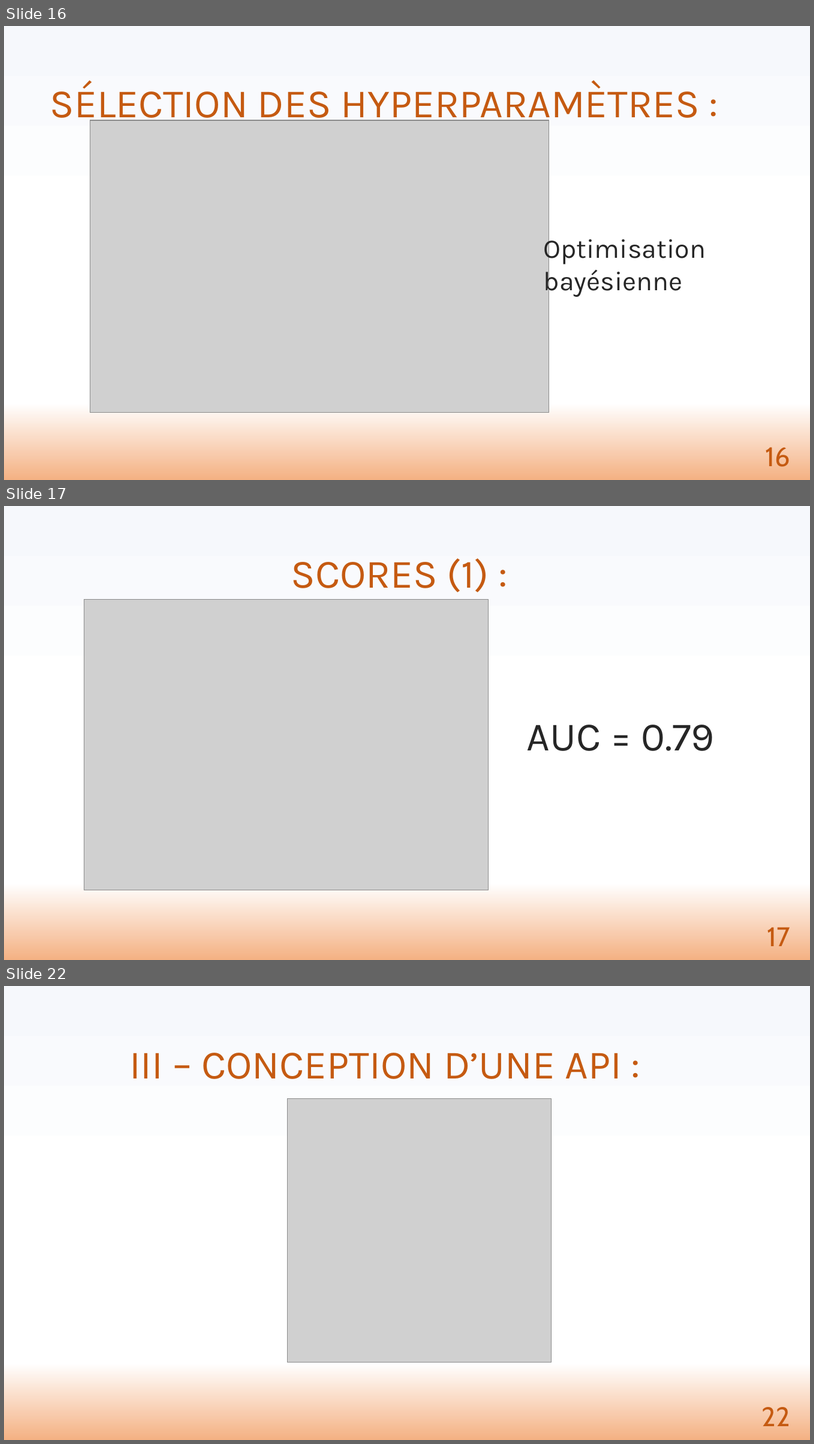
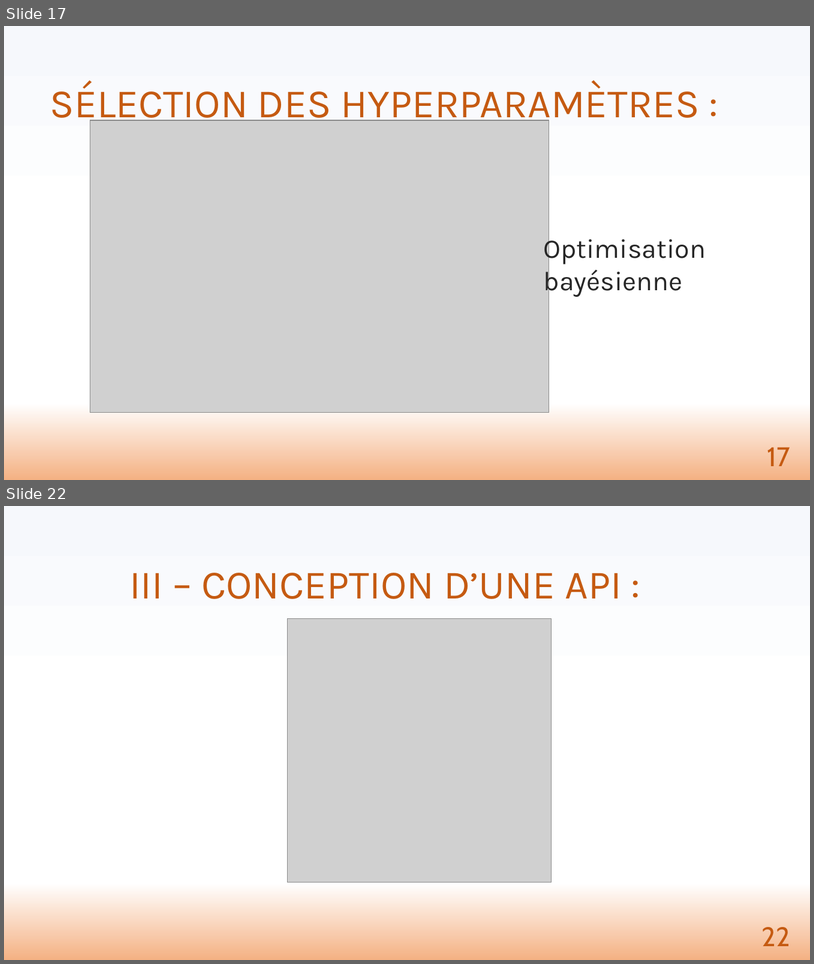
Before and after one commit to viviante79/Projet-7---Data-Scientist, a slide deck: ors_vivian_4_présentation.pptx. Shown one above the other, each under a label of ours: slides 16, 17 and 22 before the commit, slides 17 and 22 after it; the slides between them are not shown. The pictures are 814x1444 and 814x964 pixels, drawn with LibreOffice and Linux fonts; fonts in the diff are those of the drawing; grey boxes stand for pictures. Boxes give left, top, right and bottom in pixels: in the first picture for what was removed or moved away, otherwise in the second. Text is boxed around its words. In the diff, an @@ line names an element or a change of style, - is before the commit and + after.

```diff
--- a/ors_vivian_4_présentation.pptx
+++ b/ors_vivian_4_présentation.pptx
@@ slide 17 removed at (4, 506, 810, 960), background gradient #F6F8FC to #FFFFFF to #F4B183 @@
@@ title removed at (291, 558, 489, 592) @@
-SCORES (1) :
@@ picture removed at (84, 599, 489, 890) @@
@@ text removed at (527, 724, 715, 751) @@
-AUC = 0.79
@@ page number removed at (767, 927, 790, 946) @@
-17
@@ what was slide 16 is now slide 17 @@
@@ page number at (767, 447, 790, 466): text changed @@
-16
+17
```
Also in this commit, not shown: 5 slides changed, 2 slides added, 1 other slide removed, 5 other files.
